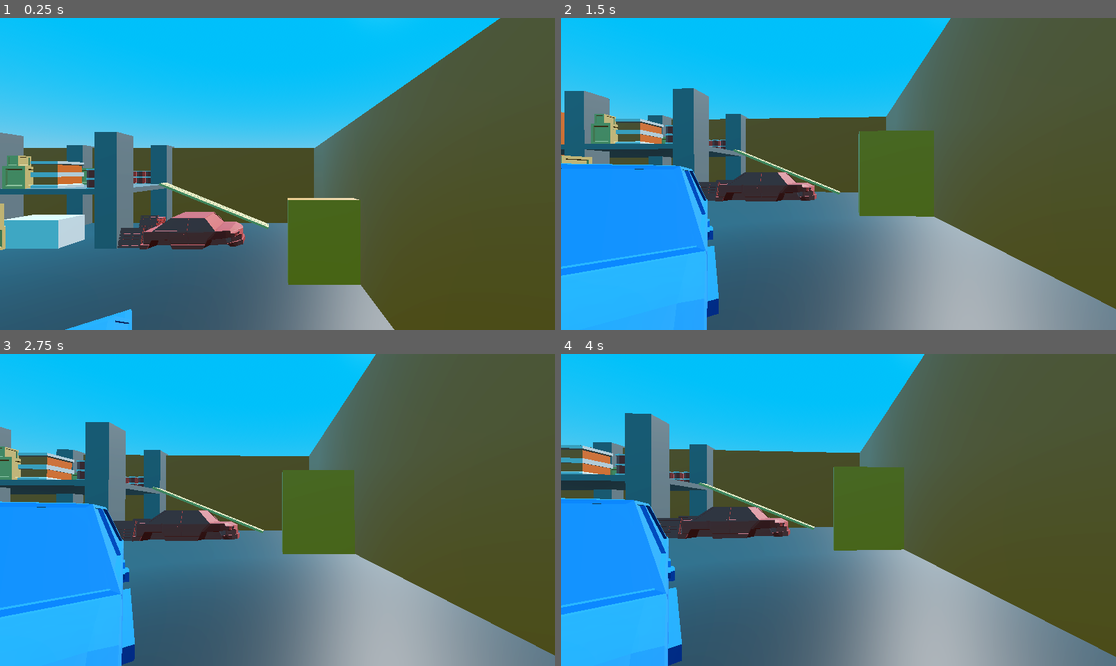
Above: before the commit, frames 1-4 (two rows, left to right).
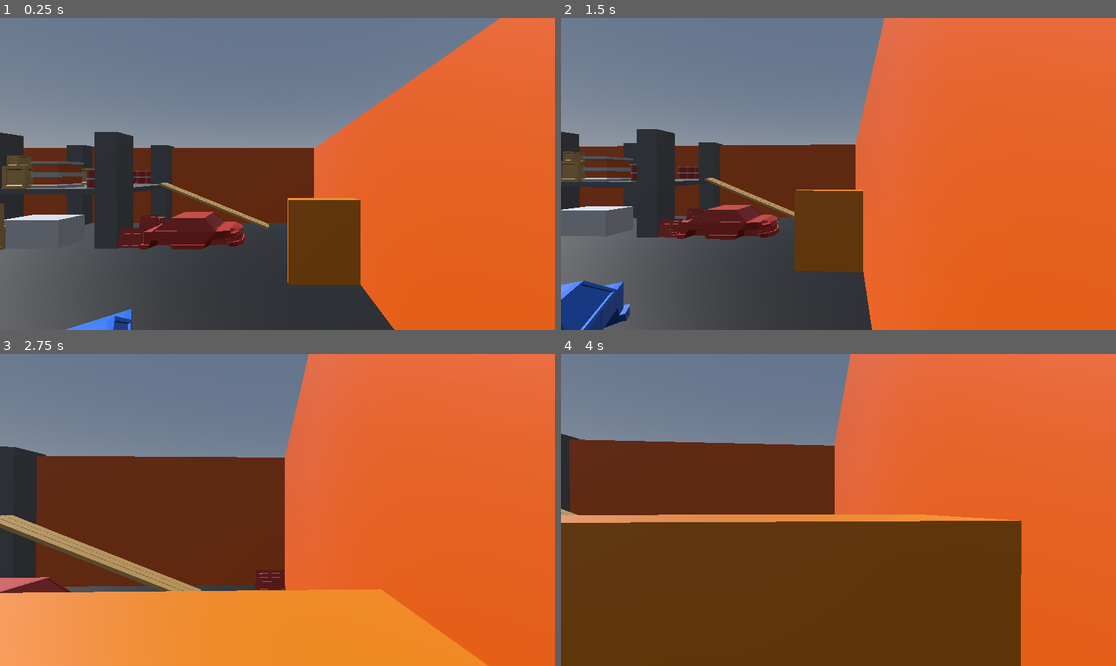
Above: after the commit, the same moments.

Repository: oatsmaster/extra-burked
Game: Godot game, scene res://src/levels/Test.tscn
The game is run twice, just before and just after one commit, with the same random seed, the same clock (stepped at 60 frames per second) and the same inputs.
Inputs (mouse positions are in pixels of both pictures, inside the frame that each line leads up to):
- Up to frame 1 (0.25 s): no input
- Up to frame 2 (1.5 s): move the mouse to (960, 158) at 0.52 s; hold D (right, bound only after the commit) 0.53-1.28 s; hold Space (jump, bound only after the commit) 0.53-1.28 s; click (960, 158) at 0.67 s; move the mouse to (810, 174) at 1.27 s; hold W (forward, bound only after the commit) from 1.28 s (still down); tap Space (jump, bound only after the commit) at 1.35 s
- Up to frame 3 (2.75 s): keep holding W (forward, bound only after the commit); tap Space (jump, bound only after the commit) at 1.52, 1.82 s; move the mouse to (288, 503) at 2.02 s; hold Space (jump, bound only after the commit) from 2.03 s (still down)
- Up to frame 4 (4 s): keep holding W (forward, bound only after the commit); move the mouse to (832, 516) at 2.77 s; release Space (jump, bound only after the commit) at 2.78 s; tap Space (jump, bound only after the commit) at 2.85, 3.02, 3.32 s; move the mouse to (877, 513) at 3.52 s; hold Space (jump, bound only after the commit) from 3.53 s (still down)

The runs differ from the first frame. In frame 1, 99% of the frame differs, in the area x 0-100%, y 0-100%; in frame 2, 99%; in frame 3, 99%; in frame 4, 100%.

Commit message:
added player movement and added audio

Diff:
--- /dev/null
+++ b/assets/FloorFriction.tres
@@ -0,0 +1,4 @@
+[gd_resource type="PhysicsMaterial" format=3 uid="uid://5m80re1uq3ma"]
+
+[resource]
+friction = 10.0
--- a/assets/ZeroFriction.tres
+++ /dev/null
@@ -1,3 +0,0 @@
-[gd_resource type="PhysicsMaterial" format=3 uid="uid://5m80re1uq3ma"]
-
-[resource]
--- a/project.godot
+++ b/project.godot
@@ -23,6 +23,34 @@
 
 common/drop_mouse_on_gui_input_disabled=true
 
+[input]
+
+forward={
+"deadzone": 0.5,
+"events": [Object(InputEventKey,"resource_local_to_scene":false,"resource_name":"","device":-1,"window_id":0,"alt_pressed":false,"shift_pressed":false,"ctrl_pressed":false,"meta_pressed":false,"pressed":false,"keycode":0,"physical_keycode":87,"key_label":0,"unicode":119,"echo":false,"script":null)
+]
+}
+backward={
+"deadzone": 0.5,
+"events": [Object(InputEventKey,"resource_local_to_scene":false,"resource_name":"","device":-1,"window_id":0,"alt_pressed":false,"shift_pressed":false,"ctrl_pressed":false,"meta_pressed":false,"pressed":false,"keycode":0,"physical_keycode":83,"key_label":0,"unicode":115,"echo":false,"script":null)
+]
+}
+left={
+"deadzone": 0.5,
+"events": [Object(InputEventKey,"resource_local_to_scene":false,"resource_name":"","device":-1,"window_id":0,"alt_pressed":false,"shift_pressed":false,"ctrl_pressed":false,"meta_pressed":false,"pressed":false,"keycode":0,"physical_keycode":65,"key_label":0,"unicode":97,"echo":false,"script":null)
+]
+}
+right={
+"deadzone": 0.5,
+"events": [Object(InputEventKey,"resource_local_to_scene":false,"resource_name":"","device":-1,"window_id":0,"alt_pressed":false,"shift_pressed":false,"ctrl_pressed":false,"meta_pressed":false,"pressed":false,"keycode":0,"physical_keycode":68,"key_label":0,"unicode":100,"echo":false,"script":null)
+]
+}
+jump={
+"deadzone": 0.5,
+"events": [Object(InputEventKey,"resource_local_to_scene":false,"resource_name":"","device":-1,"window_id":0,"alt_pressed":false,"shift_pressed":false,"ctrl_pressed":false,"meta_pressed":false,"pressed":false,"keycode":0,"physical_keycode":32,"key_label":0,"unicode":32,"echo":false,"script":null)
+]
+}
+
 [mono]
 
 project/assembly_name="Incarceration Evaders"
--- a/src/entities/Player.tscn
+++ b/src/entities/Player.tscn
@@ -1,7 +1,8 @@
-[gd_scene load_steps=5 format=3 uid="uid://cqcvqbhqtxalv"]
+[gd_scene load_steps=6 format=3 uid="uid://cqcvqbhqtxalv"]
 
 [ext_resource type="PackedScene" uid="uid://bhhfyscpopqkf" path="res://src/modules/PlayerCamera.tscn" id="1_eriy3"]
 [ext_resource type="PackedScene" uid="uid://br8j1k3s3lwpe" path="res://src/modules/PhysicsBase.tscn" id="2_bmr7n"]
+[ext_resource type="Script" path="res://src/modules/Scripts/PlayerMovement.gd" id="3_es7ri"]
 
 [sub_resource type="CapsuleMesh" id="CapsuleMesh_qnmmo"]
 
@@ -22,3 +23,10 @@
 
 [node name="PhysicsBase" parent="." node_paths=PackedStringArray("playerBody") instance=ExtResource("2_bmr7n")]
 playerBody = NodePath("..")
+externalMovements = Array[GDScript]([ExtResource("3_es7ri")])
+gravity = null
+mass = null
+maxSpeed = null
+maxAcceleration = null
+jumpForce = null
+dragCoefficient = null
--- a/src/levels/Test.tscn
+++ b/src/levels/Test.tscn
@@ -1,33 +1,36 @@
-[gd_scene load_steps=6 format=3 uid="uid://t58tletukmeh"]
+[gd_scene load_steps=7 format=3 uid="uid://t58tletukmeh"]
 
 [ext_resource type="PackedScene" uid="uid://cqcvqbhqtxalv" path="res://src/entities/Player.tscn" id="1_iqrb8"]
-[ext_resource type="PackedScene" uid="uid://bii1klicefbpa" path="res://assets/map.glb" id="1_j2hp5"]
+[ext_resource type="PackedScene" uid="uid://k0k4vb12q14w" path="res://src/levels/Warehouse.tscn" id="2_rexet"]
+[ext_resource type="AudioStream" uid="uid://b7ecn36jaslpe" path="res://assets/music/beach.ogg" id="3_xx0ti"]
 
-[sub_resource type="ProceduralSkyMaterial" id="ProceduralSkyMaterial_o2win"]
-sky_top_color = Color(0, 0.615686, 0.972549, 1)
-sky_horizon_color = Color(0.540196, 0.688235, 0.769608, 1)
-ground_bottom_color = Color(0.160784, 0.137255, 0.105882, 1)
-ground_horizon_color = Color(0.540196, 0.688235, 0.769608, 1)
+[sub_resource type="ProceduralSkyMaterial" id="ProceduralSkyMaterial_0fpah"]
 
-[sub_resource type="Sky" id="Sky_kaev6"]
-sky_material = SubResource("ProceduralSkyMaterial_o2win")
+[sub_resource type="Sky" id="Sky_otfsy"]
+sky_material = SubResource("ProceduralSkyMaterial_0fpah")
 
 [sub_resource type="Environment" id="Environment_uy7ho"]
 background_mode = 2
-sky = SubResource("Sky_kaev6")
-tonemap_mode = 2
-glow_enabled = true
+sky = SubResource("Sky_otfsy")
 
 [node name="Test" type="Node3D"]
-
-[node name="map" parent="." instance=ExtResource("1_j2hp5")]
-transform = Transform3D(3, 0, 0, 0, 3, 0, 0, 0, 3, 0, 0, 0)
 
 [node name="WorldEnvironment" type="WorldEnvironment" parent="."]
 environment = SubResource("Environment_uy7ho")
 
 [node name="DirectionalLight3D" type="DirectionalLight3D" parent="."]
-transform = Transform3D(-0.866025, -0.346072, 0.36088, 0, 0.72176, 0.692144, -0.5, 0.599414, -0.625062, 0, 0, 0)
+transform = Transform3D(-0.0900284, -0.753826, -0.650878, -0.401859, -0.570474, 0.716289, -0.911265, 0.326047, -0.251573, 0.321411, -0.582918, 0)
+sky_mode = 1
 
 [node name="Player" parent="." instance=ExtResource("1_iqrb8")]
 transform = Transform3D(1, 0, 0, 0, 1, 0, 0, 0, 1, 9.04649, 4.08769, -7.67936)
+
+[node name="Warehouse" parent="." instance=ExtResource("2_rexet")]
+transform = Transform3D(3, 0, 0, 0, 3, 0, 0, 0, 3, 0, 0, 0)
+
+[node name="AudioStreamPlayer3D" type="AudioStreamPlayer3D" parent="."]
+transform = Transform3D(1, 0, 0, 0, 1, 0, 0, 0, 1, 0, 0.158564, 0)
+stream = ExtResource("3_xx0ti")
+pitch_scale = 1.2
+autoplay = true
+max_distance = 20.0
--- /dev/null
+++ b/src/levels/Warehouse.tscn
@@ -0,0 +1,9 @@
+[gd_scene load_steps=3 format=3 uid="uid://k0k4vb12q14w"]
+
+[ext_resource type="PackedScene" uid="uid://bii1klicefbpa" path="res://assets/map.glb" id="1_exq25"]
+[ext_resource type="PhysicsMaterial" uid="uid://5m80re1uq3ma" path="res://assets/FloorFriction.tres" id="2_0tj2j"]
+
+[node name="Warehouse" instance=ExtResource("1_exq25")]
+
+[node name="StaticBody3D" parent="Plane" index="0"]
+physics_material_override = ExtResource("2_0tj2j")
--- a/src/modules/Scripts/CustomMovement.gd
+++ b/src/modules/Scripts/CustomMovement.gd
@@ -1,4 +1,7 @@
-class_name CustomMovement extends Node
+class_name CustomMovement extends CharacterBody3D
 
-@onready var parent = get_parent();
 var pendingForce = Vector3(0, 0, 0);
+var parent
+
+func _init(givenParent: PhysicsBase):
+	parent = givenParent;
--- a/src/modules/Scripts/PhysicsBase.gd
+++ b/src/modules/Scripts/PhysicsBase.gd
@@ -2,48 +2,52 @@
 
 
 @export var playerBody: CharacterBody3D;
-@export var externalMovements: Array[CustomMovement];
+@export var externalMovements: Array[GDScript];
 @export_category("Physics Settings")
 @export var gravity := 9.81; #meters per second squared
 @export var mass := 10; #kilograms
 @export var maxSpeed := 10; #meters per second
 @export var maxAcceleration := 10; #meters per second squared
 @export var jumpForce := 4.5; #meters per second squared (impulse)
+@export var dragCoefficient : float = 1 #coefficient
+
 var currentVelocity = Vector3(0, 0, 0);
 
 func _ready():
 	playerBody.set_floor_stop_on_slope_enabled(true);
 
+
 func _physics_process(delta):
 	var currentForce := Vector3(0, 0, 0);
-	var floored = playerBody.is_on_floor();
+	var floored := playerBody.is_on_floor();
 
-	var averageFriction = get_average_friction();
+	var _averageFriction : bool = get_average_friction();
 
 	# Gravity
-	var forceGravity = Vector3.DOWN * gravity * mass * delta;
+	var forceGravity : Vector3 = Vector3.DOWN * gravity * mass * delta;
 	currentForce += forceGravity;
 
+	#Applied Forces
+	if(externalMovements.size() > 0):
+		for movement in externalMovements:
+			var moveScript = movement.new(self);
+			currentForce += moveScript.main(delta);
+
 	# Normal Force
-	var forceNormal = Vector3(0, 0, 0);
+	var forceNormal : Vector3 = Vector3(0, 0, 0);
 	if(floored):
 		if(currentForce.dot(playerBody.get_floor_normal()) < 0):
-			var normal = playerBody.get_floor_normal();
+			var normal : Vector3 = playerBody.get_floor_normal();
 			forceNormal -= currentForce.project(normal);
 			currentVelocity -= currentVelocity.project(normal);
 	if(playerBody.is_on_wall()):
 		if(currentForce.dot(playerBody.get_wall_normal()) < 0):
-			var normal = playerBody.get_wall_normal();
+			var normal : Vector3 = playerBody.get_wall_normal();
 			forceNormal -= currentForce.project(normal);
 			currentVelocity -= currentVelocity.project(normal);
 	currentForce += forceNormal;
 
-	#Applied Forces
-	if(externalMovements.size() > 0):
-		for movement in externalMovements:
-			currentForce += movement.Main(delta);
-
-	if(playerBody.is_on_ceiling()): currentVelocity.Y = 0;
+	if(playerBody.is_on_ceiling()): currentVelocity.y = 0;
 
 	currentVelocity += 2 * (currentForce / mass);
 
@@ -55,8 +59,8 @@
 	var averageFriction = 0;
 	if(collisionCount == 0): return 0;
 	for i in collisionCount:
-		var collider = playerBody.get_slide_collision(i).get_collider();
-		if(collider.physics_material_override == null): averageFriction += 1;
+		var collider : StaticBody3D = playerBody.get_slide_collision(i).get_collider();
+		if(collider.get_physics_material_override() == null): averageFriction += 1;
 		else: averageFriction += collider.physics_material_override.friction;
 	averageFriction /= collisionCount;
 	return averageFriction;
--- a/src/modules/Scripts/PlayerMovement.gd
+++ b/src/modules/Scripts/PlayerMovement.gd
@@ -1,11 +1,36 @@
-extends CustomMovement
+class_name PlayerMovement extends CustomMovement
 
+func main(_delta):
+	var playerBody : CharacterBody3D = parent.playerBody;
+	var mass : float = parent.mass;
+	var maxAcceleration : float = parent.maxAcceleration;
+	var maxSpeed : float = parent.maxSpeed;
+	var dragCoefficient : float = parent.dragCoefficient;
+	var jumpForce : float = parent.jumpForce;
 
-# Called when the node enters the scene tree for the first time.
-func _ready():
-	pass # Replace with function body.
+	var floored : bool = playerBody.is_on_floor();
+	var averageFriction : float = parent.get_average_friction();
+	var currentForce : Vector3 = Vector3(0, 0, 0);
+	var currentVelocity : Vector3 = parent.currentVelocity;
 
+	# Movement Force
+	var desiredVelocity2D := Input.get_vector("left","right","forward","backward").normalized() * maxSpeed;
+	var desiredVelocity3D : Vector3 = desiredVelocity2D.x * playerBody.global_transform.basis.x + desiredVelocity2D.y * playerBody.global_transform.basis.z;
+	var currentHorizontalVelocity := Vector3(currentVelocity.x, 0, currentVelocity.z);
+	var movementAcceleration := (desiredVelocity3D - currentHorizontalVelocity) * .5;
+	if(floored):
+		movementAcceleration = movementAcceleration.limit_length(maxAcceleration * _delta * .5 * averageFriction);
+	else:
+		movementAcceleration = movementAcceleration.limit_length(maxAcceleration * _delta * .5 * dragCoefficient);
 
-# Called every frame. 'delta' is the elapsed time since the previous frame.
-func _process(delta):
-	pass
+	currentForce += movementAcceleration * mass;
+
+	#Jump Force
+	var forceOfJump := Vector3(0, 0, 0);
+	if(floored):
+		parent.currentVelocity.y = 0;
+		if(Input.is_action_pressed("jump")):
+			forceOfJump.y = jumpForce * mass;
+			currentForce += forceOfJump;
+
+	return currentForce
Not shown, added: assets/music/beach.ogg.import
Not shown, removed: assets/nordic_village_-.glb.import
Binary file removed: assets/nordic_village_-_0.png
Not shown, removed: assets/nordic_village_-_0.png.import
Binary file removed: assets/nordic_village_-_Image_0.png
Not shown, removed: assets/nordic_village_-_Image_0.png.import
Not shown, added: assets/music/beach.ogg
Not shown, changed: assets/nordic_village_-.glb
